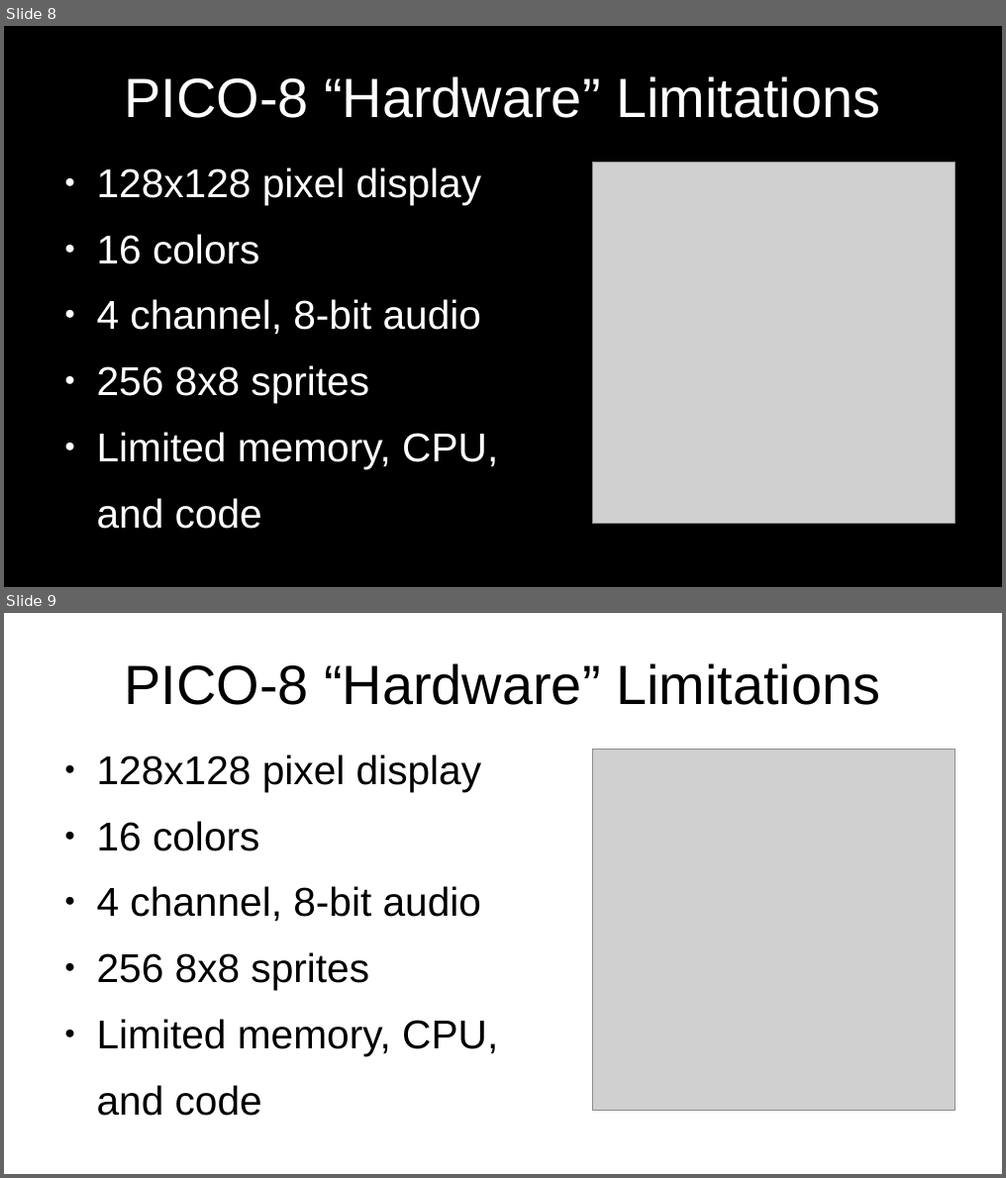
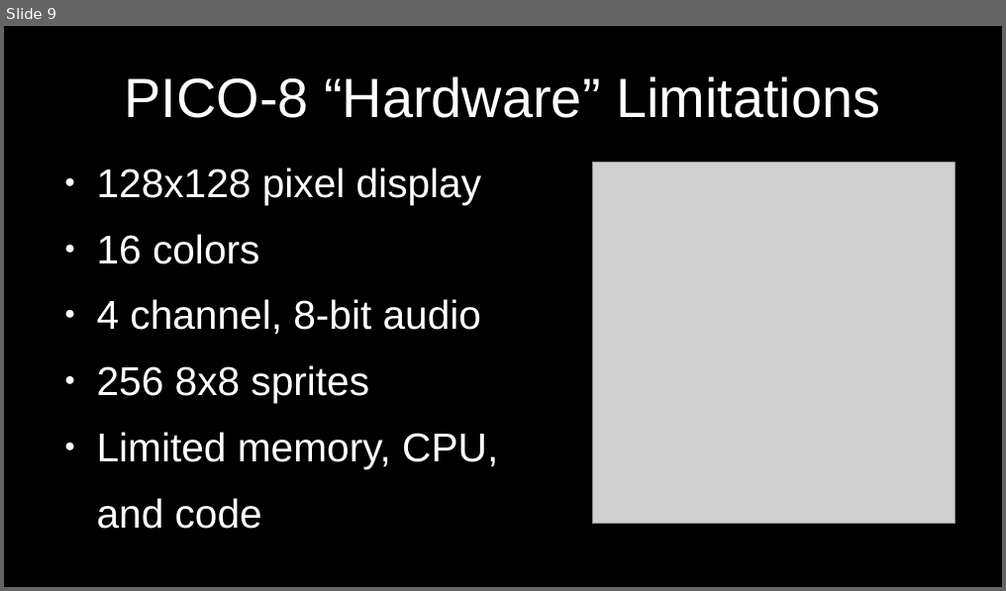
Before and after one commit to MiniMechMedia/pico8-games, a slide deck: carts/graphics-with-pico8/presentation/Graphics-With-PICO-8.odp. Shown one above the other, each under a label of ours: slides 8 and 9 before the commit, slide 9 after it. The pictures are 1006x1178 and 1006x591 pixels, drawn with LibreOffice and Linux fonts; fonts in the diff are those of the drawing; grey boxes stand for pictures. Boxes give left, top, right and bottom in pixels: in the first picture for what was removed or moved away, otherwise in the second. Text is boxed around its words. In the diff, an @@ line names an element or a change of style, - is before the commit and + after.

```diff
--- a/carts/graphics-with-pico8/presentation/Graphics-With-PICO-8.odp
+++ b/carts/graphics-with-pico8/presentation/Graphics-With-PICO-8.odp
@@ slide 9 removed at (4, 613, 1002, 1174), background #FFFFFF @@
@@ title removed at (125, 663, 880, 705) @@
-PICO-8 “Hardware” Limitations
@@ text removed at (97, 755, 498, 1116) @@
-● 128x128 pixel display
-● 16 colors
-● 4 channel, 8-bit audio
-● 256 8x8 sprites
-● Limited memory, CPU,
-and code
@@ picture removed at (593, 749, 954, 1111) @@
@@ what was slide 8 is now slide 9 @@
```
Also in this commit, not shown: 1 slide changed, 3 slides added, 6 other slides removed, 1 other file.
